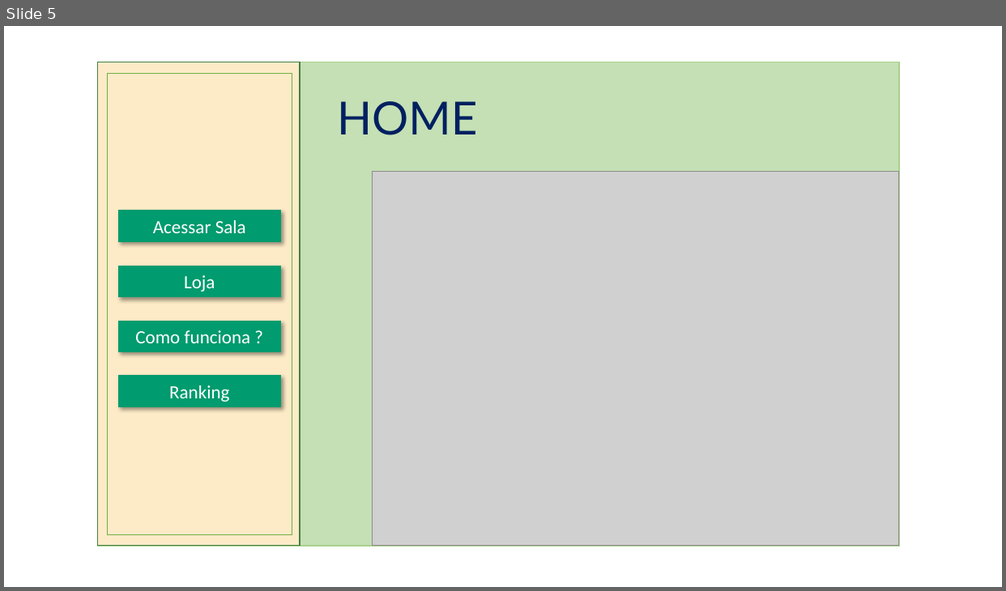
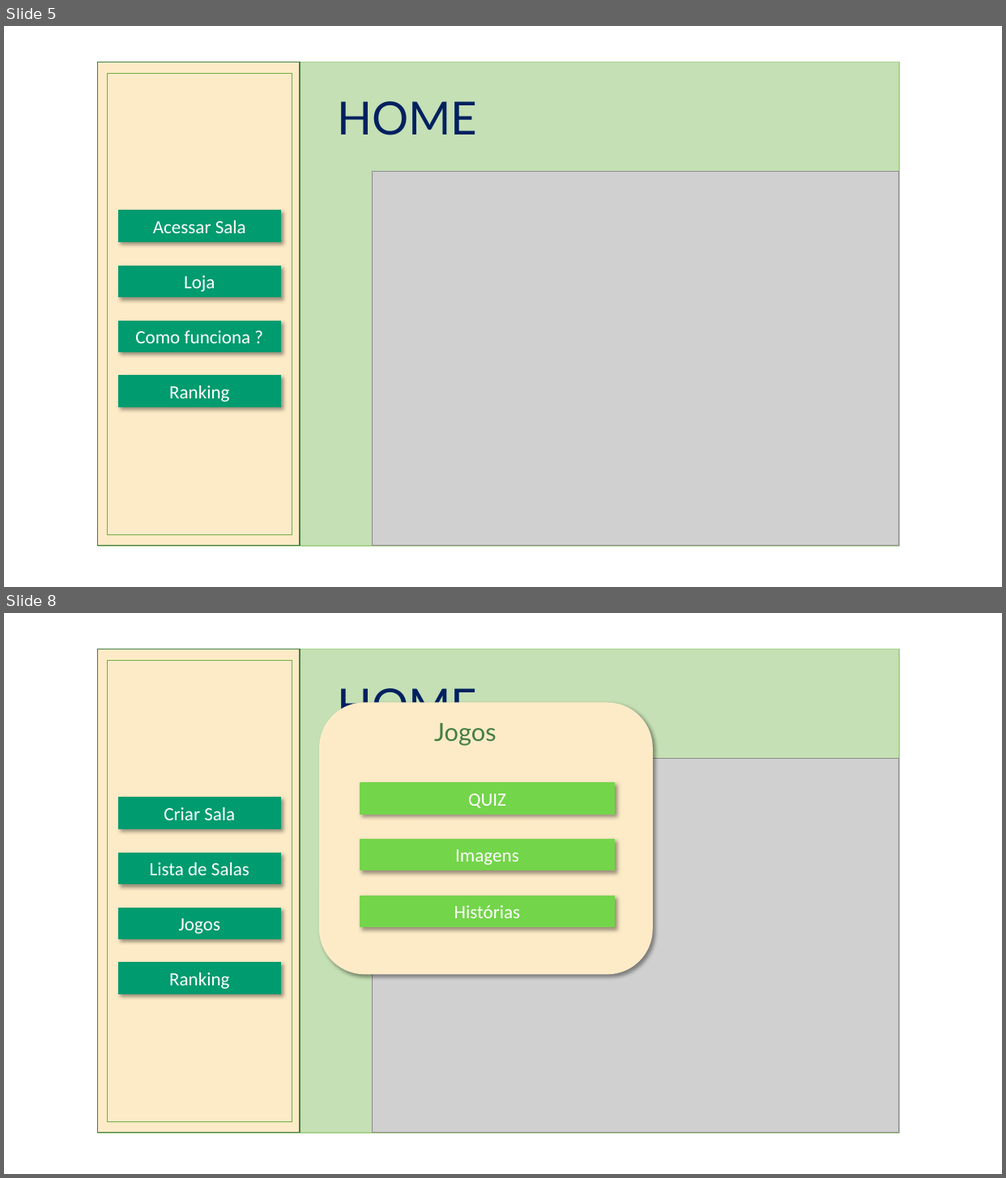
Before and after one commit to NathanReis/FTT-Recicla, a slide deck: Documentacao Projeto/Protótipo_Visual.pptx. Shown one above the other, each under a label of ours: slide 5 before the commit, slides 5 and 8 after it; the slides between them are not shown. The pictures are 1006x591 and 1006x1178 pixels, drawn with LibreOffice and Linux fonts; fonts in the diff are those of the drawing; grey boxes stand for pictures. Boxes give left, top, right and bottom in pixels: in the first picture for what was removed or moved away, otherwise in the second. Text is boxed around its words. In the diff, an @@ line names an element or a change of style, - is before the commit and + after.

Commit message:
Finalização da tela dos protótipos visuais (fora o das imagens e histórias)

```diff
--- a/Documentacao Projeto/Protótipo_Visual.pptx
+++ b/Documentacao Projeto/Protótipo_Visual.pptx
@@ slide 8 added at [4, 613, 1002, 1174], background #FFFFFF @@
@@ rectangle added at [98, 649, 898, 1132], fill #C5E0B4, outline #A9D18E 1 pt @@
@@ rectangle added at [98, 649, 300, 1132], fill #FDEBC7, outline #447E43 1 pt @@
@@ rounded rectangle added at [108, 660, 292, 1122], outline #70AD47 1 pt @@
@@ text added at [337, 682, 477, 730], 44 pt, text #002060 @@
+HOME
@@ rounded rectangle added at [319, 703, 653, 974], fill #FDEBC7 @@
@@ text added at [434, 723, 496, 746], 24 pt, text #447E43 @@
+Jogos
@@ picture added at [373, 759, 899, 1133] @@
@@ rectangle added at [118, 798, 280, 828], fill #009B6E, outline #009B6E 1 pt, 18 pt, text #FFFFFF @@
+Criar Sala
@@ rectangle added at [360, 783, 615, 814], fill #73D54A, outline #73D54A 1 pt, 18 pt, text #FFFFFF @@
+QUIZ
@@ rectangle added at [118, 854, 280, 884], fill #009B6E, outline #009B6E 1 pt, 18 pt, text #FFFFFF @@
+Lista de Salas
@@ rectangle added at [360, 840, 615, 871], fill #73D54A, outline #73D54A 1 pt, 18 pt, text #FFFFFF @@
+Imagens
@@ rectangle added at [360, 896, 615, 926], fill #73D54A, outline #73D54A 1 pt, 18 pt, text #FFFFFF @@
+Histórias
@@ rectangle added at [118, 908, 280, 939], fill #009B6E, outline #009B6E 1 pt, 18 pt, text #FFFFFF @@
+Jogos
@@ rectangle added at [118, 963, 280, 994], fill #009B6E, outline #009B6E 1 pt, 18 pt, text #FFFFFF @@
+Ranking
```
Also in this commit, not shown: 1 slide changed, 10 other slides added.
